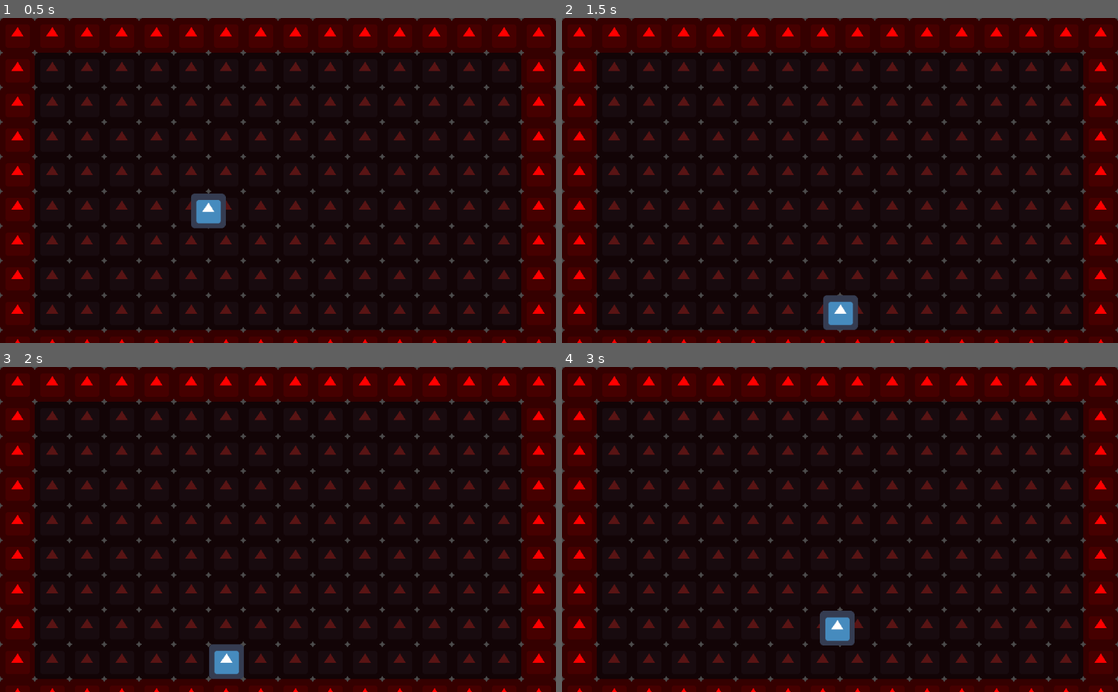
Above: before the commit, frames 1-4 (two rows, left to right).
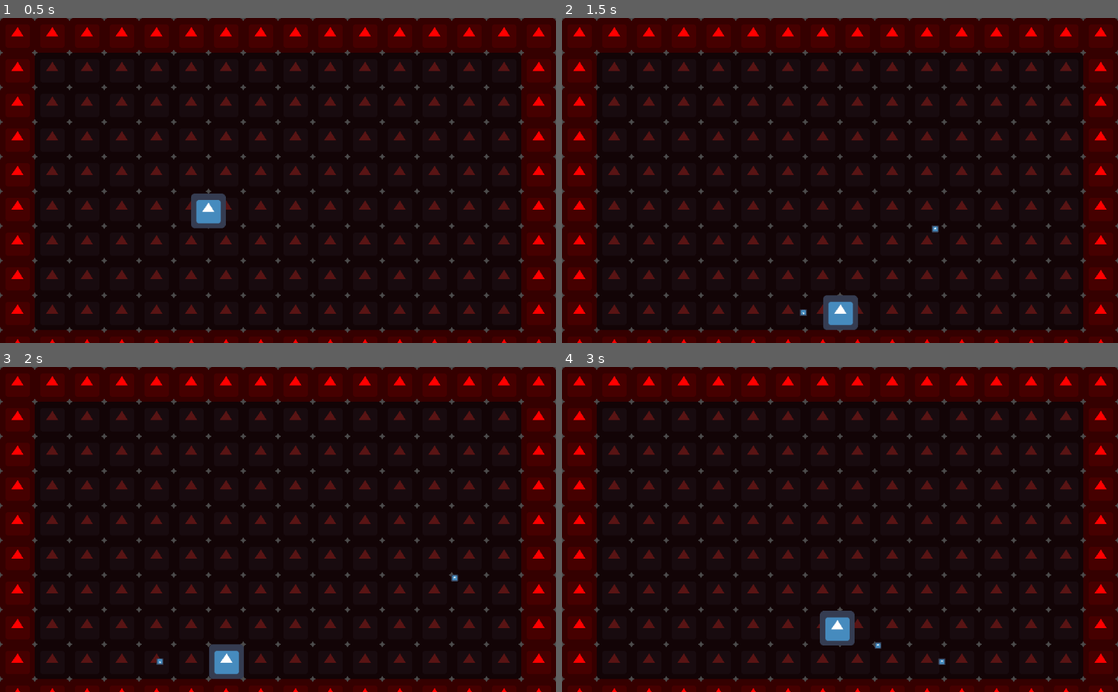
Above: after the commit, the same moments.

Repository: Rufusnu/maisafie
Game: Godot game, scene res://World.tscn
The game is run twice, just before and just after one commit, with the same random seed, the same clock (stepped at 60 frames per second) and the same inputs. The engine's default icon, where the game draws it, is replaced by a stand-in: a white triangle on a blue panel in a dark square.
Inputs:
- Up to frame 1 (0.5 s): no input
- Up to frame 2 (1.5 s): hold Right (ui_right) 0.53-1.28 s; tap A (ui_shoot, bound only after the commit) at 0.6, 1.35 s; hold Left (ui_left) from 1.28 s (still down)
- Up to frame 3 (2 s): keep holding Left (ui_left)
- Up to frame 4 (3 s): release Left (ui_left) at 2.03 s; hold Right (ui_right) 2.03-2.78 s; tap A (ui_shoot, bound only after the commit) at 2.1, 2.85 s; hold Up (ui_up) from 2.78 s (still down)

Frame 1 is identical in both runs. In frame 2, less than 0.1% of the frame differs, in the area x 42-68%, y 63-92%; in frame 3, less than 0.1%; in frame 4, less than 0.1%.

Commit message:
Added bullets

Diff:
--- /dev/null
+++ b/Bullet.gd
@@ -0,0 +1,28 @@
+extends KinematicBody2D
+
+export (int) var DAMAGE
+export (int) var SPEED
+
+func _ready():
+	# Called when the node is added to the scene for the first time.
+	# Initialization here
+	pass
+
+func _physics_process(delta):
+	var body = move_and_collide(Vector2(SPEED, 0).rotated(rotation) * delta)
+
+	if body:
+		if body.has_method("take_damage"):
+			body.take_damage(DAMAGE)
+		die()
+
+func setup(poz, rot):
+	position = poz
+	rotation = rot
+
+func die():
+	queue_free()
+
+
+func _on_Timer_timeout():
+	die()
--- /dev/null
+++ b/Bullet.tscn
@@ -0,0 +1,42 @@
+[gd_scene load_steps=4 format=2]
+
+[ext_resource path="res://Bullet.gd" type="Script" id=1]
+[ext_resource path="res://icon.png" type="Texture" id=2]
+
+[sub_resource type="RectangleShape2D" id=1]
+
+custom_solver_bias = 0.0
+extents = Vector2( 7, 7 )
+
+[node name="Bullet" type="KinematicBody2D" index="0"]
+
+input_pickable = false
+collision_layer = 2
+collision_mask = 2
+collision/safe_margin = 0.08
+script = ExtResource( 1 )
+_sections_unfolded = [ "Collision" ]
+__meta__ = {
+"_edit_group_": true
+}
+DAMAGE = 10
+SPEED = 300
+
+[node name="Sprite" type="Sprite" parent="." index="0"]
+
+scale = Vector2( 0.2, 0.2 )
+texture = ExtResource( 2 )
+_sections_unfolded = [ "Transform" ]
+
+[node name="CollisionShape2D" type="CollisionShape2D" parent="." index="1"]
+
+shape = SubResource( 1 )
+
+[node name="Timer" type="Timer" parent="." index="2"]
+
+process_mode = 1
+wait_time = 10.0
+one_shot = false
+autostart = false
+
+[connection signal="timeout" from="Timer" to="." method="_on_Timer_timeout"]
--- a/Player.gd
+++ b/Player.gd
@@ -2,6 +2,7 @@
 
 # Exports go here
 
+export (PackedScene) var BULLET
 
 # Consts go here
 ## physics
@@ -28,6 +29,7 @@
 var on_wall
 var on_ceiling
 
+var faceing_right = true
 var movement = Vector2()
 var speed = 0
 
@@ -54,6 +56,7 @@
 
 	if Input.is_action_pressed("ui_right"):
 		speed += ACCEL
+		faceing_right = true
 	elif speed > DECEL:
 		speed -= DECEL
 	elif !Input.is_action_pressed("ui_left"):
@@ -61,6 +64,7 @@
 
 	if Input.is_action_pressed("ui_left"):
 		speed -= ACCEL
+		faceing_right = false
 	elif speed < -DECEL:
 		speed += DECEL
 	elif !Input.is_action_pressed("ui_right"):
@@ -71,10 +75,27 @@
 	elif speed < -MAX_MOVEMENT_SPEED:
 		speed = -MAX_MOVEMENT_SPEED
 
-	print(on_floor)
 	if on_floor and Input.is_action_just_pressed("ui_up"):
 		movement.y -= MAX_JUMP_SPEED
 
 	movement.x = speed
 
 	move_and_slide(movement, UP)
+
+	if Input.is_action_just_pressed("ui_shoot"):
+		shoot()
+
+
+func shoot():
+	var dist = 40
+	var poz = position
+	var rot = 0
+
+	if !faceing_right:
+		dist = -dist
+		rot = PI
+	poz.x += dist
+
+	var bullet = BULLET.instance()
+	get_parent().add_child(bullet)
+	bullet.setup(poz, rot)
--- a/Player.tscn
+++ b/Player.tscn
@@ -15,6 +15,8 @@
 collision_mask = 1
 collision/safe_margin = 0.08
 script = ExtResource( 1 )
+_sections_unfolded = [ "Collision" ]
+BULLET = null
 
 [node name="hit_box" type="CollisionShape2D" parent="." index="0"]
 
--- a/World.tscn
+++ b/World.tscn
@@ -1,20 +1,22 @@
-[gd_scene load_steps=3 format=2]
+[gd_scene load_steps=4 format=2]
 
 [ext_resource path="res://Player.tscn" type="PackedScene" id=1]
-[ext_resource path="res://tileset.tres" type="TileSet" id=2]
+[ext_resource path="res://Bullet.tscn" type="PackedScene" id=2]
+[ext_resource path="res://tileset.tres" type="TileSet" id=3]
 
-[node name="World" type="Node2D" index="0"]
+[node name="World" type="Node2D"]
 
 [node name="Player" parent="." index="0" instance=ExtResource( 1 )]
 
 position = Vector2( 383.576, 263.708 )
 z_index = 1
-_sections_unfolded = [ "Z Index" ]
+_sections_unfolded = [ "Collision", "Z Index" ]
+BULLET = ExtResource( 2 )
 
 [node name="Map" type="TileMap" parent="." index="1"]
 
 mode = 0
-tile_set = ExtResource( 2 )
+tile_set = ExtResource( 3 )
 cell_size = Vector2( 64, 64 )
 cell_quadrant_size = 16
 cell_custom_transform = Transform2D( 1, 0, 0, 1, 0, 0 )
@@ -25,9 +27,9 @@
 collision_use_kinematic = false
 collision_friction = 1.0
 collision_bounce = 0.0
-collision_layer = 1
-collision_mask = 1
+collision_layer = 3
+collision_mask = 3
 occluder_light_mask = 1
 format = 1
 tile_data = PoolIntArray( 0, 1, 0, 1, 1, 0, 2, 1, 0, 3, 1, 0, 4, 1, 0, 5, 1, 0, 6, 1, 0, 7, 1, 0, 8, 1, 0, 9, 1, 0, 10, …(2057 unchanged characters)…
-_sections_unfolded = [ "Cell", "Z Index" ]
+_sections_unfolded = [ "Cell", "Collision", "Z Index" ]
--- a/project.godot
+++ b/project.godot
@@ -14,6 +14,13 @@
 run/main_scene="res://World.tscn"
 config/icon="res://icon.png"
 
+[input]
+
+ui_shoot=[ Object(InputEventKey,"resource_local_to_scene":false,"resource_name":"","device":0,"alt":false,"shift":false,"control":false,"meta":false,"command":false,"pressed":false,"scancode":65,"unicode":0,"echo":false,"script":null)
+ ]
+ui_melee=[ Object(InputEventKey,"resource_local_to_scene":false,"resource_name":"","device":0,"alt":false,"shift":false,"control":false,"meta":false,"command":false,"pressed":false,"scancode":83,"unicode":0,"echo":false,"script":null)
+ ]
+
 [rendering]
 
 environment/default_environment="res://default_env.tres"
